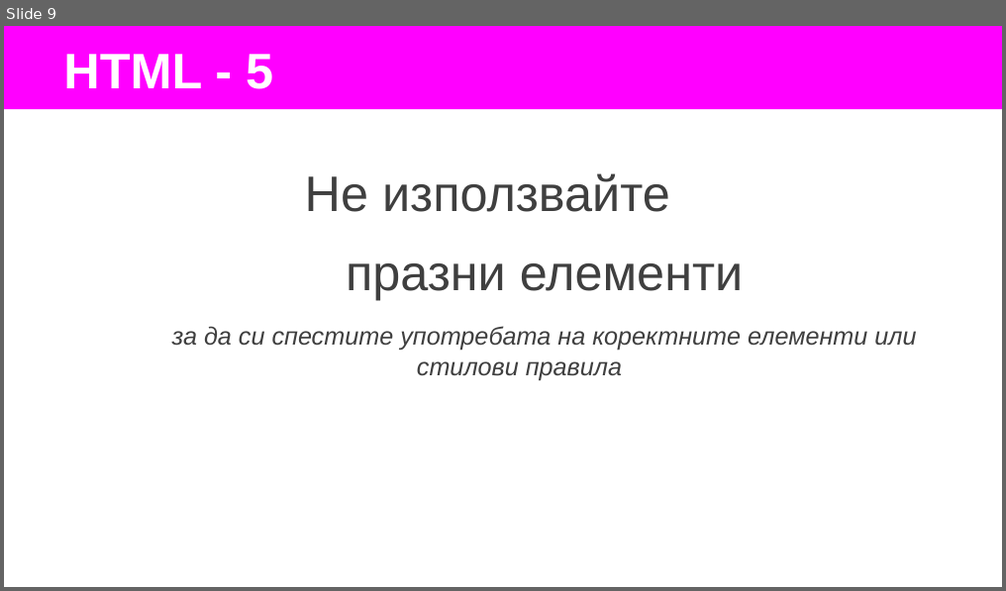
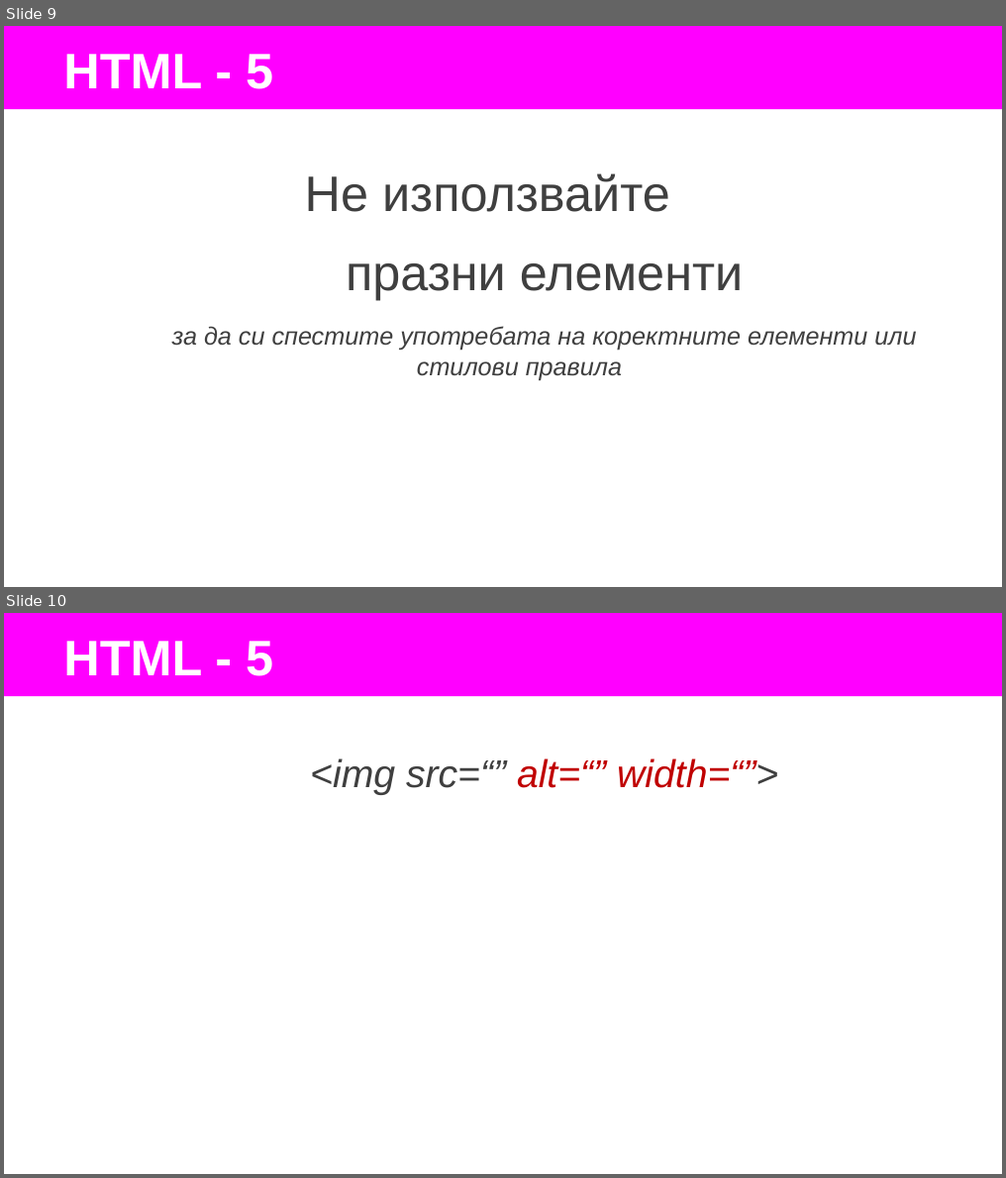
Before and after one commit to miletomova/VSO-PHP-WEB-2018, a slide deck: 01_PHP_1/04_html_css/slides/HTML_CSS_summary.pptx. Shown one above the other, each under a label of ours: slide 9 before the commit, slides 9 and 10 after it. The pictures are 1006x591 and 1006x1178 pixels, drawn with LibreOffice and Linux fonts; fonts in the diff are those of the drawing. Boxes give left, top, right and bottom in pixels: in the first picture for what was removed or moved away, otherwise in the second. Text is boxed around its words. In the diff, an @@ line names an element or a change of style, - is before the commit and + after.

```diff
--- a/01_PHP_1/04_html_css/slides/HTML_CSS_summary.pptx
+++ b/01_PHP_1/04_html_css/slides/HTML_CSS_summary.pptx
@@ slide 10 added at (4,613,1002,1174), background #FFFFFF @@
@@ freeform shape added at (4,613,1002,697), fill #FF00FF @@
@@ free added at (4,616,746,693), 36 pt, text #FFFFFF, bold @@
+HTML - 5
@@ text added at (310,759,778,795), 28 pt, text #C00000, italic @@
+<img src=“” alt=“” width=“”>
```
Also in this commit, not shown: 1 other file.
